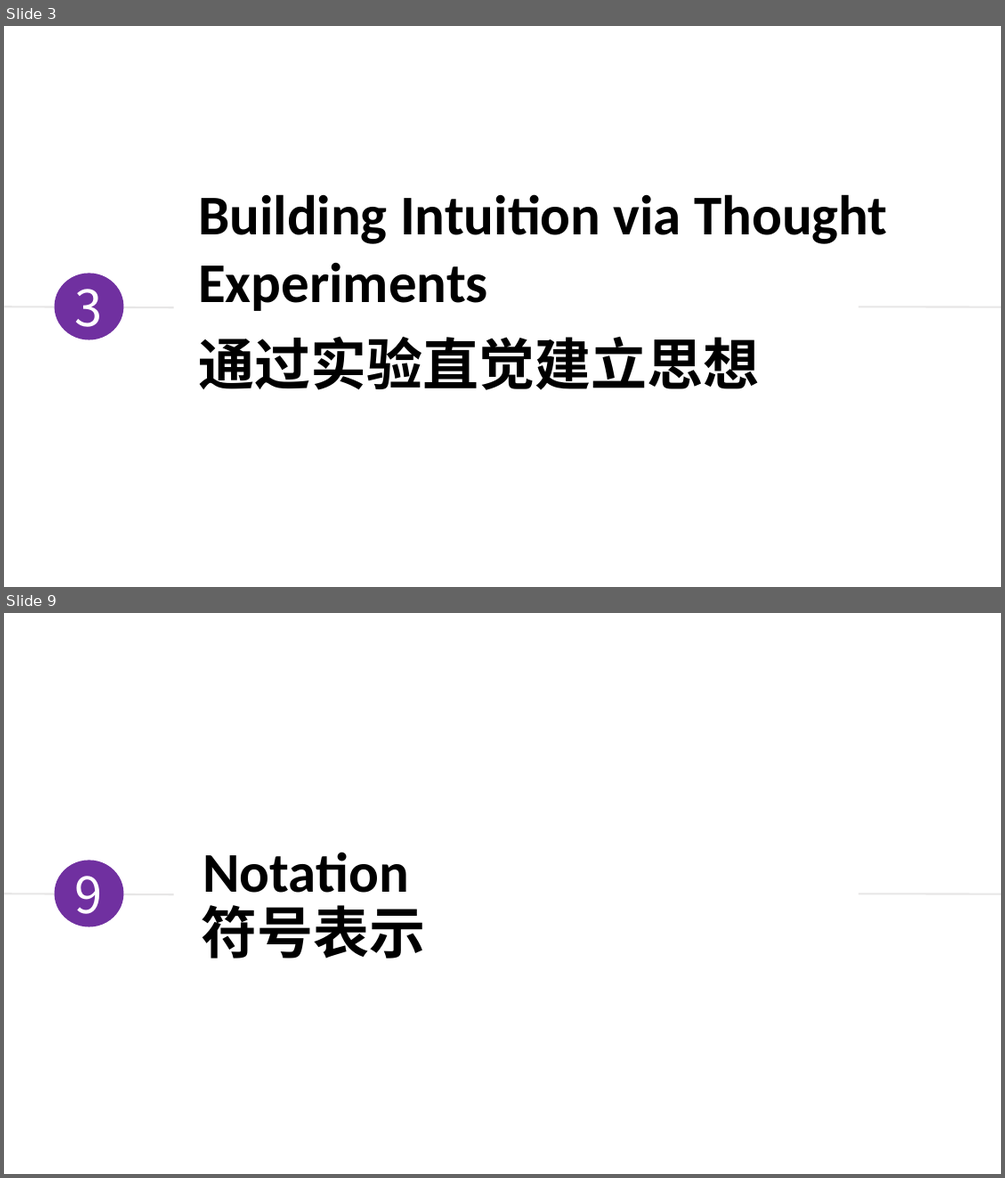
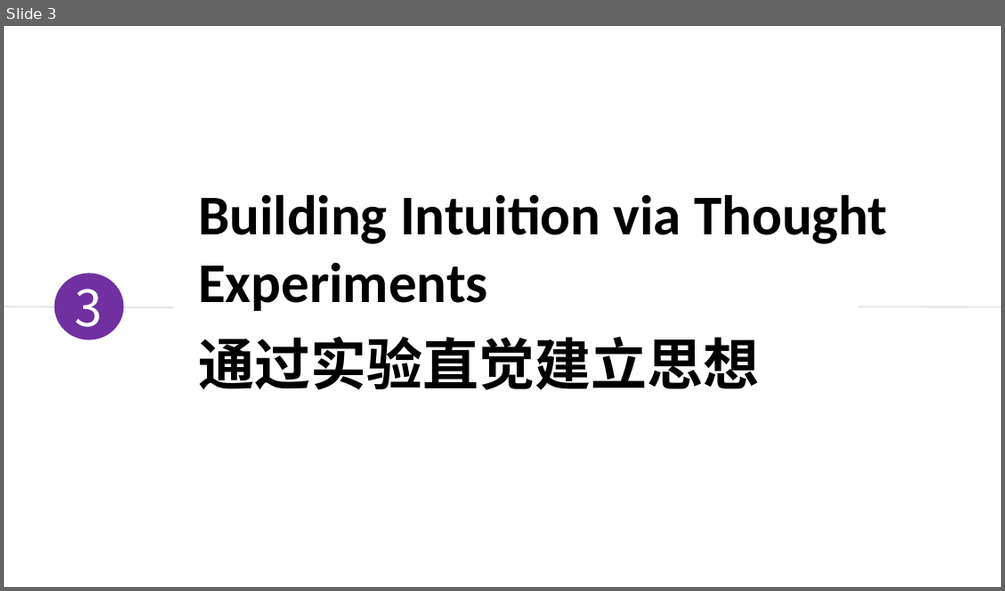
Before and after one commit to duyongquan/LTSLAM, a slide deck: docs/pptx/VINS/08-VINS-前端和特征点管理.pptx. Shown one above the other, each under a label of ours: slides 3 and 9 before the commit, slide 3 after it; the slides between them are not shown. The pictures are 1005x1178 and 1005x591 pixels, drawn with LibreOffice and Linux fonts; fonts in the diff are those of the drawing. Boxes give left, top, right and bottom in pixels: in the first picture for what was removed or moved away, otherwise in the second. Text is boxed around its words. In the diff, an @@ line names an element or a change of style, - is before the commit and + after.

```diff
--- a/docs/pptx/VINS/08-VINS-前端和特征点管理.pptx
+++ b/docs/pptx/VINS/08-VINS-前端和特征点管理.pptx
@@ slide 9 removed at [4,613,1001,1174], background #FFFFFF @@
@@ text removed at [202,852,409,906] @@
-Notation
@@ ellipse removed at [54,860,123,926] @@
-9
@@ line removed from (4, 893) to (174, 895) @@
@@ text removed at [202,905,426,958] @@
-符号表示
@@ line removed from (858, 893) to (1001, 894) @@
```
Also in this commit, not shown: 3 slides added, 24 other slides removed, 5 other files.
